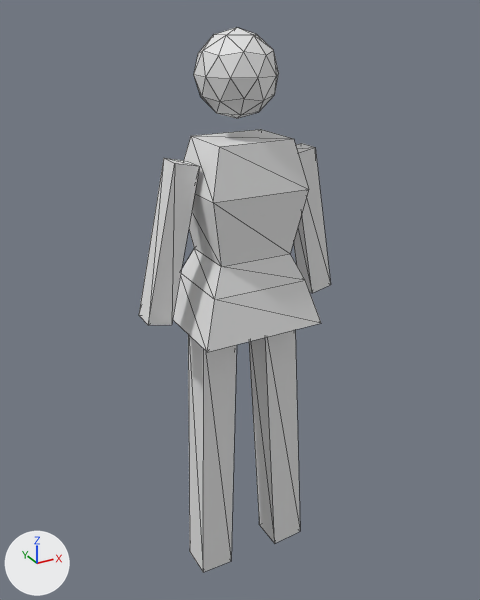
Renders of the glTF model data/character/dummy/dummy.glb from each side of a commit.
One viewpoint serves both versions: a camera (50 mm lens) standing at (-2.24, -4.04, 4.68) and looking at (0.0, 0.02, 2.65). Every picture has the same lights, and +X, +Y and +Z are marked at lower left. Mesh edges are drawn as thin lines. Vertices at the same position are counted once.
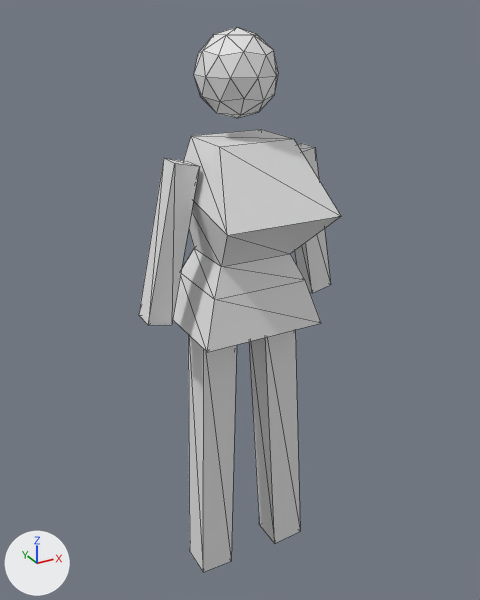
The newer file adds a shape key; the second version is drawn at full value of the shape key 'chest' of 'Cube', and the change is written as the vertex moves it makes.

What differs and where, as boxes (x1, y1, x2, y2) in the pictures (480 x 600 px; the box of a moved part takes in the faces that stretch with it):
```json
{"object": "Cube", "change": "reshaped", "before": [173, 129, 321, 352], "after": [173, 129, 341, 352], "on screen": "13% wider"}
{"part": 1, "of": "me_cube", "change": "moved or reshaped", "before": [183, 136, 309, 267], "after": [183, 136, 341, 267]}
```

Edits to the scene script, one JSON object a line:
```json
{"block": "me_cube", "where": "me_cube.from_pydata(...)  # 20 vertices, 36 faces; spans x -1.29..1.29, y -1.29..1.29, z -1.0..1.0"}
{"block": "me_cube", "where": "# used by ob_cube; location = (0.0, 0.0, 3.191); scale = (0.372, 0.292, 0.68)"}
{"block": "me_cube", "change": "me_cube part 1"}
{"op": "set", "path": "me_cube.vertices[2].co", "old": "(-1.0, -1.0, 0.5)", "new": "(-1.1, -1.92, 0.3)", "note": "pixel (213, 202) -> pixel (227, 235)"}
{"op": "set", "path": "me_cube.vertices[7].co", "old": "(1.0, -1.0, 0.5)", "new": "(1.24, -1.92, 0.3)", "note": "pixel (308, 189) -> pixel (341, 216)"}
```
